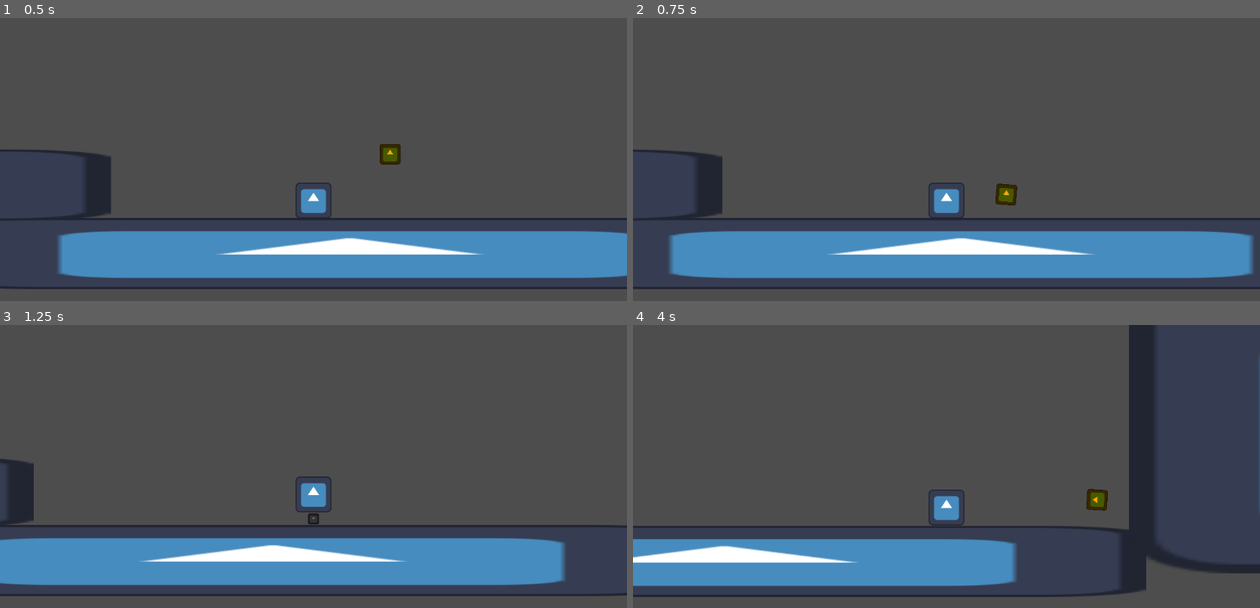
Above: before the commit, frames 1-4 (two rows, left to right).
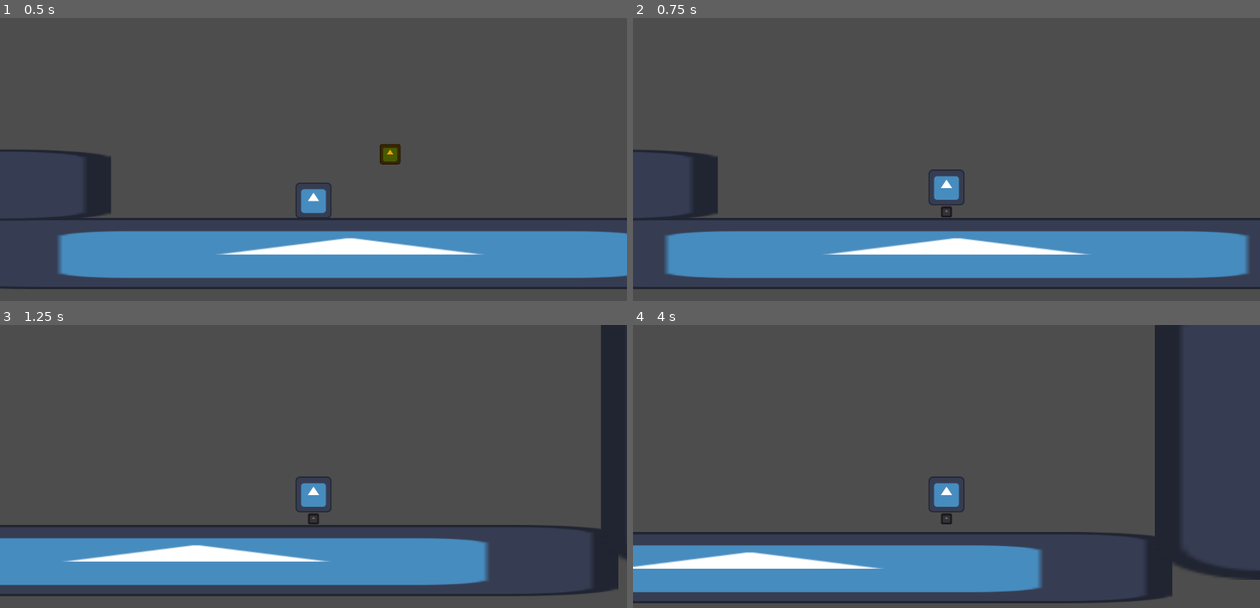
Above: after the commit, the same moments.

Repository: 3k2ng/jame-bucket
Game: Godot game, scene res://scenes/level.tscn
Two runs of this game, one before a commit and one after it. Both use one fixed random seed, a clock stepped at 60 frames per second and the inputs below. The engine's default icon, where the game draws it, is replaced by a stand-in: a white triangle on a blue panel in a dark square.
Inputs:
- Up to frame 1 (0.5 s): no input
- Up to frame 2 (0.75 s): hold Right (right) from 0.53 s (still down); tap X (kick) at 0.6 s
- Up to frame 3 (1.25 s): keep holding Right (right); tap Z (jump) at 0.77 s
- Up to frame 4 (4 s): tap X (kick) every 0.75 s from 1.35 to 3.6 s; tap Z (jump) at 1.52, 3.02, 3.77 s; release Right (right) at 2.03 s; hold Left (left) 2.03-2.78 s; hold Right (right) from 2.78 s (still down)

Frame 1 is identical in both runs. In frame 2, 1.6% of the frame differs, in the area x 5-99%, y 49-92%; in frame 3, 8.8%; in frame 4, 16%, in the area x 0-100%, y 0-99%.

Commit message:
added 8-direction kicking and the ability to suck the buck(et)

Diff:
--- a/project.godot
+++ b/project.godot
@@ -20,7 +20,6 @@
 jump={
 "deadzone": 0.2,
 "events": [Object(InputEventKey,"resource_local_to_scene":false,"resource_name":"","device":-1,"window_id":0,"alt_press …(192 unchanged characters)…
-, Object(InputEventKey,"resource_local_to_scene":false,"resource_name":"","device":-1,"window_id":0,"alt_pressed":false,"shift_pressed":false,"ctrl_pressed":false,"meta_pressed":false,"pressed":false,"keycode":0,"physical_keycode":87,"key_label":0,"unicode":119,"location":0,"echo":false,"script":null)
 , Object(InputEventKey,"resource_local_to_scene":false,"resource_name":"","device":-1,"window_id":0,"alt_pressed":false …(182 unchanged characters)…
 ]
 }
@@ -36,10 +35,28 @@
 , Object(InputEventKey,"resource_local_to_scene":false,"resource_name":"","device":-1,"window_id":0,"alt_pressed":false …(183 unchanged characters)…
 ]
 }
+up={
+"deadzone": 0.2,
+"events": [Object(InputEventKey,"resource_local_to_scene":false,"resource_name":"","device":-1,"window_id":0,"alt_pressed":false,"shift_pressed":false,"ctrl_pressed":false,"meta_pressed":false,"pressed":false,"keycode":0,"physical_keycode":87,"key_label":0,"unicode":119,"location":0,"echo":false,"script":null)
+, Object(InputEventKey,"resource_local_to_scene":false,"resource_name":"","device":-1,"window_id":0,"alt_pressed":false,"shift_pressed":false,"ctrl_pressed":false,"meta_pressed":false,"pressed":false,"keycode":0,"physical_keycode":4194320,"key_label":0,"unicode":0,"location":0,"echo":false,"script":null)
+]
+}
+down={
+"deadzone": 0.2,
+"events": [Object(InputEventKey,"resource_local_to_scene":false,"resource_name":"","device":-1,"window_id":0,"alt_pressed":false,"shift_pressed":false,"ctrl_pressed":false,"meta_pressed":false,"pressed":false,"keycode":0,"physical_keycode":83,"key_label":0,"unicode":115,"location":0,"echo":false,"script":null)
+, Object(InputEventKey,"resource_local_to_scene":false,"resource_name":"","device":-1,"window_id":0,"alt_pressed":false,"shift_pressed":false,"ctrl_pressed":false,"meta_pressed":false,"pressed":false,"keycode":0,"physical_keycode":4194322,"key_label":0,"unicode":0,"location":0,"echo":false,"script":null)
+]
+}
 kick={
 "deadzone": 0.2,
 "events": [Object(InputEventKey,"resource_local_to_scene":false,"resource_name":"","device":-1,"window_id":0,"alt_press …(192 unchanged characters)…
 , Object(InputEventMouseButton,"resource_local_to_scene":false,"resource_name":"","device":-1,"window_id":0,"alt_presse …(244 unchanged characters)…
+]
+}
+suck={
+"deadzone": 0.2,
+"events": [Object(InputEventKey,"resource_local_to_scene":false,"resource_name":"","device":-1,"window_id":0,"alt_pressed":false,"shift_pressed":false,"ctrl_pressed":false,"meta_pressed":false,"pressed":false,"keycode":0,"physical_keycode":88,"key_label":0,"unicode":120,"location":0,"echo":false,"script":null)
+, Object(InputEventMouseButton,"resource_local_to_scene":false,"resource_name":"","device":-1,"window_id":0,"alt_pressed":false,"shift_pressed":false,"ctrl_pressed":false,"meta_pressed":false,"button_mask":1,"position":Vector2(271, 14),"global_position":Vector2(280, 62),"factor":1.0,"button_index":1,"canceled":false,"pressed":true,"double_click":false,"script":null)
 ]
 }
 
--- a/scenes/level.tscn
+++ b/scenes/level.tscn
@@ -51,3 +51,5 @@
 [node name="Bucket" parent="." instance=ExtResource("3_w8frs")]
 position = Vector2(54, -253)
 linear_velocity = Vector2(41.985, 0)
+
+[connection signal="suck" from="Player" to="Bucket" method="_on_player_suck"]
--- a/scripts/bucket.gd
+++ b/scripts/bucket.gd
@@ -21,3 +21,10 @@
 		icon.modulate = Color.GREEN
 		body.equip_bucket()
 		queue_free()
+
+func _on_player_suck(body: Node2D) -> void:
+	if body.is_in_group("player") and invuln_frames <= 0:
+		print("suck acquired")
+		icon.modulate = Color.GREEN
+		body.equip_bucket()
+		queue_free()
--- a/scripts/player.gd
+++ b/scripts/player.gd
@@ -5,7 +5,11 @@
 }
 var state: State
 
+signal suck
+
 var facing: int = 1
+
+var input_vector = Vector2(0, 0)
 
 @onready var on_animated_sprite_2d: AnimatedSprite2D = $OnAnimatedSprite2D
 @onready var on_collision_shape_2d: CollisionShape2D = $OnCollisionShape2D
@@ -31,13 +35,18 @@
 func handle_input(delta: float) -> void:
 	var direction := Input.get_axis("left", "right")
 	facing = sign(direction) if sign(direction) else facing
+	input_vector = Input.get_vector("left", "right", "up", "down")
 
 	if Input.is_action_just_pressed("kick") and state == State.ON_BUCKET:
 		kick_bucket()
 
+	if Input.is_action_just_pressed("suck") and state == State.OFF_BUCKET:
+		print("suck sent")
+		suck.emit(self)
+
 
 const BUCKET_MAX_SPEED = 500.0
-const ACCEL = 600.0
+const ACCEL = 1000.0
 const BUCKET_JUMP_VELOCITY = -320.0
 const BUCKET_GRAVITY = Vector2(0.0, 700.0)
 func handle_on_bucket(delta: float) -> void:
@@ -74,7 +83,9 @@
 func kick_bucket() -> void:
 	if state == State.OFF_BUCKET: return
 	var new_bucket = BUCKET.instantiate()
-	new_bucket.linear_velocity.x = facing * BUCKET_FORCE
+	self.suck.connect(new_bucket._on_player_suck)
+	if input_vector == Vector2.ZERO: new_bucket.linear_velocity.x = facing * BUCKET_FORCE
+	else: new_bucket.linear_velocity = input_vector * BUCKET_FORCE
 	new_bucket.position = position + Vector2(facing * BUCKET_SPAWN_OFFSET, 0.0)
 	get_parent().add_child(new_bucket)
 	update_state(State.OFF_BUCKET)
